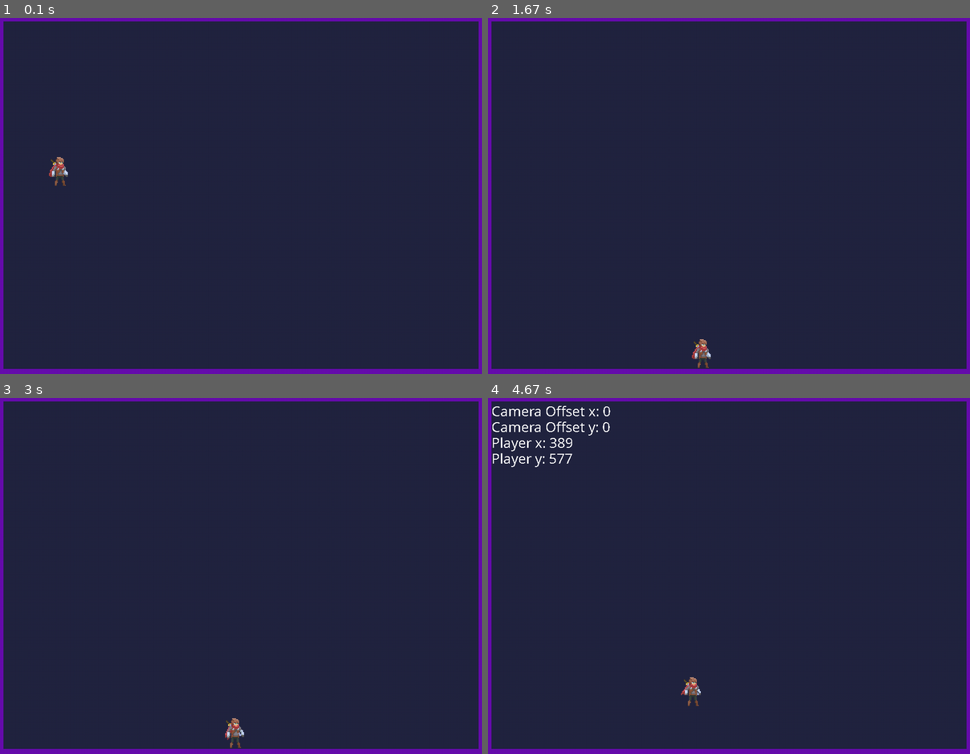
Above: before the commit, frames 1-4 (two rows, left to right).
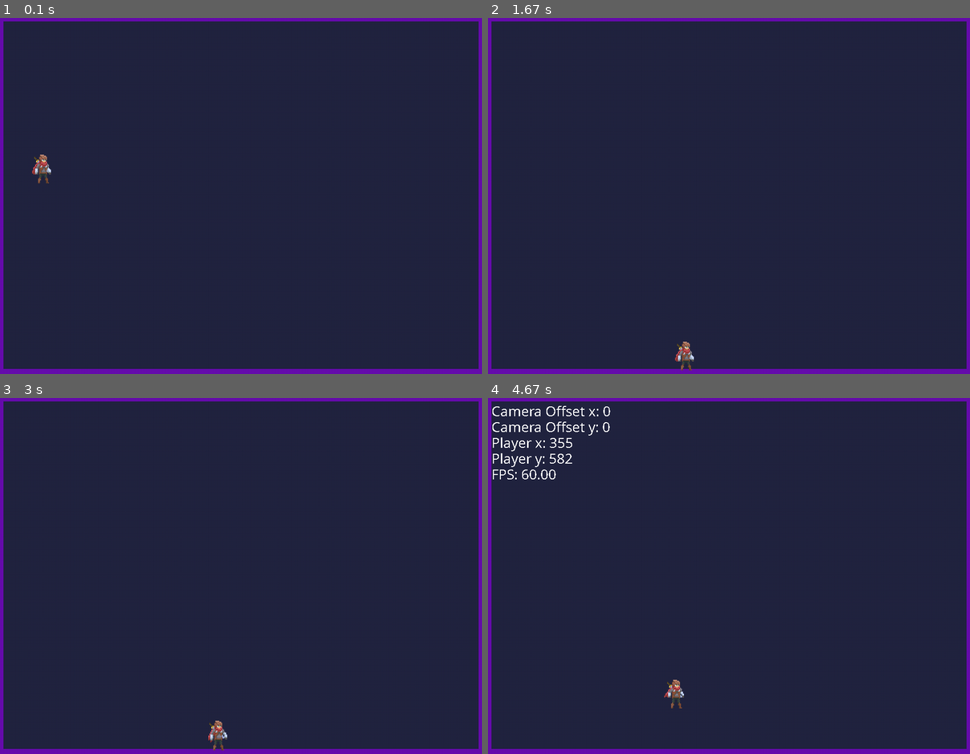
Above: after the commit, the same moments.

Repository: ArthurC13/A-Level-Project-Arthur-Chen
Game: pygame game, started from A level Project.py
Same seed, same stepped clock (60 frames per second), same inputs: the game is played once before the commit and once after it.
Inputs:
- Up to frame 1 (0.1 s): no input
- Up to frame 2 (1.67 s): tap 2 at 0.33 s; hold 1 0.67-1.13 s; hold Right 0.67-1.13 s; tap 3 at 0.82 s; hold Right 1.17-1.63 s; tap 0 at 1.32 s
- Up to frame 3 (3 s): hold Up 1.67-1.97 s; tap 2 at 1.82 s; hold Right 2-2.47 s; tap 3 at 2.15 s; hold Left from 2.5 s (still down); tap 0 at 2.65 s
- Up to frame 4 (4.67 s): release Left at 3.03 s; hold Down 3.07-3.37 s; tap 2 at 3.22, 4.38 s; hold Left 3.4-3.8 s; tap 3 at 3.55 s; hold Up 3.83-4.2 s; tap 0 at 3.98 s; hold Right from 4.23 s (still down)

The runs differ from the first frame. In frame 1, 0.3% of the frame differs, in the area x 6-15%, y 38-48%; in frame 2, 0.3%; in frame 3, 0.4%; in frame 4, 0.6%, in the area x 0-45%, y 11-88%.

Commit message:
added character hit box

Diff:
--- a/A level Project.py
+++ b/A level Project.py
@@ -41,6 +41,8 @@
 CAMERALAG = 25
 
 # -- Sprites Classes
+def collide_hit_rect(a, b):
+    return a.hit_rect.colliderect(b.rect)
 
 #Player class
 class Player(pygame.sprite.Sprite):
@@ -49,44 +51,57 @@
         pygame.sprite.Sprite.__init__(self, self.groups)
         self.game = game
         self.load_sprites()
-        print(self.sprites)
+        self.current_action = 0
+        '''
+        Player actions:
+        0. idle
+        1. run
+        2. jump
+        3. fall
+        '''
         self.current_sprite = 0
-        self.image = self.sprites[self.current_sprite]
+        self.face_left = False
+        self.image = self.sprites[self.current_action][self.current_sprite]
         self.last_sprite_time = pygame.time.get_ticks()
         self.rect = self.image.get_rect()
+        self.hit_rect = pygame.Rect(0, 0, 32, 64)
+        self.hit_rect.center = self.rect.center
         self.pos = pygame.math.Vector2(x * TILESIZE, y * TILESIZE)
         self.vel = pygame.math.Vector2(0, 0)
         self.acc = pygame.math.Vector2(0, 0)
 
     def load_sprites(self):
-        path = 'images/player/idle'
+        paths = ['images/player/idle', 'images/player/run', 'images/player/jump', 'images/player/fall']
         self.sprites = []
-        for i in sorted(os.listdir(path)):
-            image = pygame.image.load(os.path.join(path, i))
-            size = tuple(2*x for x in image.get_size())
-            image = pygame.transform.scale(image, size)
-            self.sprites.append(image)
+        for path in paths:
+            temp_list = []
+            for i in sorted(os.listdir(path)):
+                image = pygame.image.load(os.path.join(path, i))
+                size = tuple(2*x for x in image.get_size())
+                image = pygame.transform.scale(image, size)
+                temp_list.append(image)
+            self.sprites.append(temp_list)
 
     def wall_collisions(self, direction):
-        hits = pygame.sprite.spritecollide(self, game.wall_group, False)
+        hits = pygame.sprite.spritecollide(self, game.wall_group, False, collide_hit_rect)
         if hits:
             if direction == 'x':
                 if self.vel.x > 0:
-                    self.pos.x = hits[0].rect.left - self.rect.width
+                    self.pos.x = hits[0].rect.left - self.hit_rect.width
                 elif self.vel.x < 0:
                     self.pos.x = hits[0].rect.right
                 self.vel.x = 0
-                self.rect.x = int(self.pos.x)
+                self.hit_rect.x = int(self.pos.x)
             if direction == 'y':
                 if self.vel.y > 0:
-                    self.pos.y = hits[0].rect.top - self.rect.height
+                    self.pos.y = hits[0].rect.top - self.hit_rect.height
                 elif self.vel.y < 0:
                     self.pos.y = hits[0].rect.bottom
                 self.vel.y = 0
-                self.rect.y = int(self.pos.y)
+                self.hit_rect.y = int(self.pos.y)
 
     def on_ladder(self):
-        hits = pygame.sprite.spritecollide(self, game.ladder_group, False)
+        hits = pygame.sprite.spritecollide(self, game.ladder_group, False, collide_hit_rect)
         if hits:
             return [True, hits[0].rect.left]
         return [False]
@@ -117,9 +132,9 @@
                 self.vel.y = LADDERVEL
 
     def jump(self):
-        self.rect.y += 1
-        hits = pygame.sprite.spritecollide(self, game.wall_group, False)
-        self.rect.y -= 1
+        self.hit_rect.y += 1
+        hits = pygame.sprite.spritecollide(self, game.wall_group, False, collide_hit_rect)
+        self.hit_rect.y -= 1
         if hits:
             self.vel.y = JUMPVEL
 
@@ -133,15 +148,16 @@
         self.vel += self.acc
         self.vel.y = min(self.vel.y, 15)        #termial velocity
         self.pos += self.vel + 0.5 * self.acc
-        self.rect.x = int(self.pos.x)
+        self.hit_rect.x = int(self.pos.x)
         self.wall_collisions('x')
-        self.rect.y = int(self.pos.y)
+        self.hit_rect.y = int(self.pos.y)
         self.wall_collisions('y')
+        self.rect.center = self.hit_rect.center
         if now - self.last_sprite_time >= 200:
             self.current_sprite += 1
             if self.current_sprite > len(self.sprites)-1:
                 self.current_sprite = 0
-            self.image = self.sprites[self.current_sprite]
+            self.image = self.sprites[self.current_action][self.current_sprite]
             self.last_sprite_time = pygame.time.get_ticks()
 
 #Wall class
@@ -221,6 +237,9 @@
     def apply(self, entity):
         return entity.rect.move(-self.x, -self.y)
 
+    def apply_rect(self, rect):
+        return rect.move(-self.x, -self.y)
+
     def update(self, target):
         self.x += (target.rect.x - self.x + target.rect.width // 2 - WIDTH//2)//CAMERALAG
         self.y += (target.rect.y - self.y + target.rect.height // 2 - HEIGHT//2)//CAMERALAG
@@ -252,7 +271,8 @@
 
     def tools_reset(self):
         self.show_grid = False
-        self.show_pos = False
+        self.show_stats = False
+        self.show_hit_rect = False
 
     def new_level(self):
         self.sprite_group_reset()
@@ -306,7 +326,9 @@
                 if event.key == pygame.K_1:
                     self.show_grid = not self.show_grid
                 if event.key == pygame.K_2:
-                    self.show_pos = not self.show_pos
+                    self.show_stats = not self.show_stats
+                if event.key == pygame.K_3:
+                    self.show_hit_rect = not self.show_hit_rect
 
     def update(self):
         self.all_sprites_group.update()
@@ -321,8 +343,8 @@
             counter += 1
 
     def draw_texts(self):
-        if self.show_pos:
-            string = 'Camera Offset x: ' + str(self.camera.x) + '\nCamera Offset y: ' + str(self.camera.y) + '\nPlayer x: ' + str(self.player.rect.x) + '\nPlayer y: ' + str(self.player.rect.y)
+        if self.show_stats:
+            string = 'Camera Offset x: ' + str(self.camera.x) + '\nCamera Offset y: ' + str(self.camera.y) + '\nPlayer x: ' + str(self.player.rect.x) + '\nPlayer y: ' + str(self.player.rect.y) + '\nFPS: ' + "{:.2f}".format(self.clock.get_fps())
             self.blit_texts(string, WHITE, 32, 32, 32, self.myfont)
 
     def draw(self):
@@ -335,6 +357,8 @@
         for i in self.all_sprites_group:
             self.screen.blit(i.image, self.camera.apply(i))
         self.screen.blit(self.player.image, self.camera.apply(self.player))
+        if self.show_hit_rect:
+            pygame.draw.rect(self.screen, LIGHTBLUE, self.camera.apply_rect(self.player.hit_rect), 2)
         self.draw_texts()
         pygame.display.flip()
 
